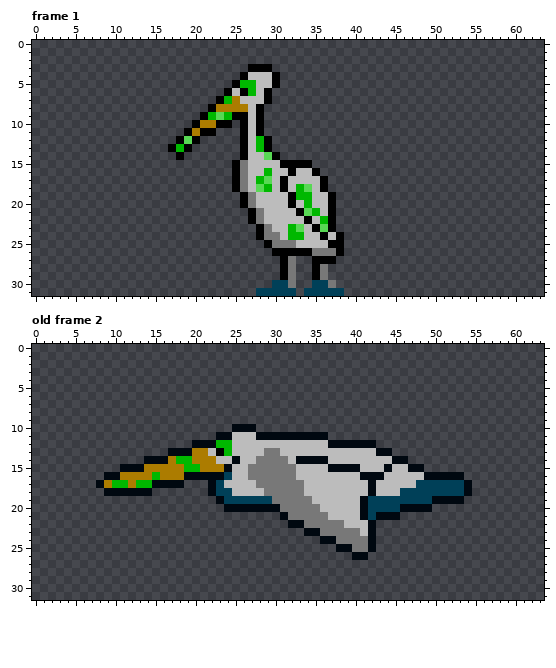
Pixel-art file, stored at Assets/Sprites/Enemies/Pelican/Pelican.aseprite. The first picture shows the starting point.
64x32 pixels, 2 frames. Shown: frame 1, old frame 2. The commit also changed other frames, which this record leaves out.
The result:
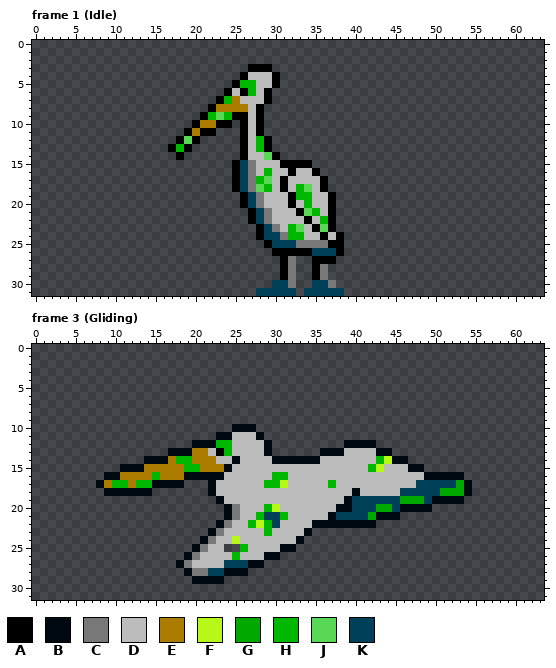
Palette (. is transparent): A #000000  B #000810  C #787878  D #bcbcbc  E #ac7c00  F #b8f818  G #00a800  H #00b800  J #58d854  K #004058
A new or re-ordered frame is compared with the old frame closest to it.
Change:
frames 2 -> 4
Changed rows in their new state; - is an unchanged pixel.
Frame 1 (Idle):
first column x 26:
15 KC----------
16 KC----------
17 KC----------
18 KC----------
19 -KC---------
20 -KC---------
21 --KC--------
22 --KC--------
23 ---KC-------
24 ---KKC------
25 ----KKKCCCC-
26 ---------KKK
Frame 3 (Gliding) is new; against old frame 2:
first column x 18:
11 -----------........-----------------
12 -----------B.........---------------
13 -----------B......BBB---------------
14 ----------DDBBB---D------HF---------
15 ---------DDDDDD----DDDD-HFD---------
16 ------D--DDDHHD--------DDD----------
17 -----D----DHHFDD---H----D----------G
18 -----DD----DDDDD------B-D--------GGG
19 ------DDDDDDDDDDD----BKK----GGG-----
20 -------CDDDHFDDDDD--BBKK-GG---------
21 ------BCDDHKKHDDDDDBKKKKG-----------
22 -----BCDDHFHKDDDDBBBBBBB------------
23 ----BCDDDDDHDDDD-........-----------
24 ---BCDDFDDDDDDDB--.......-----------
25 --BCDD--HDDDDBB-----.....-----------
26 -BCDDDDHDDDBB---------..------------
27 BCDDDDKKKBB-------------------------
28 -BCCKKBBB---------------------------
29 --BBBB------------------------------
